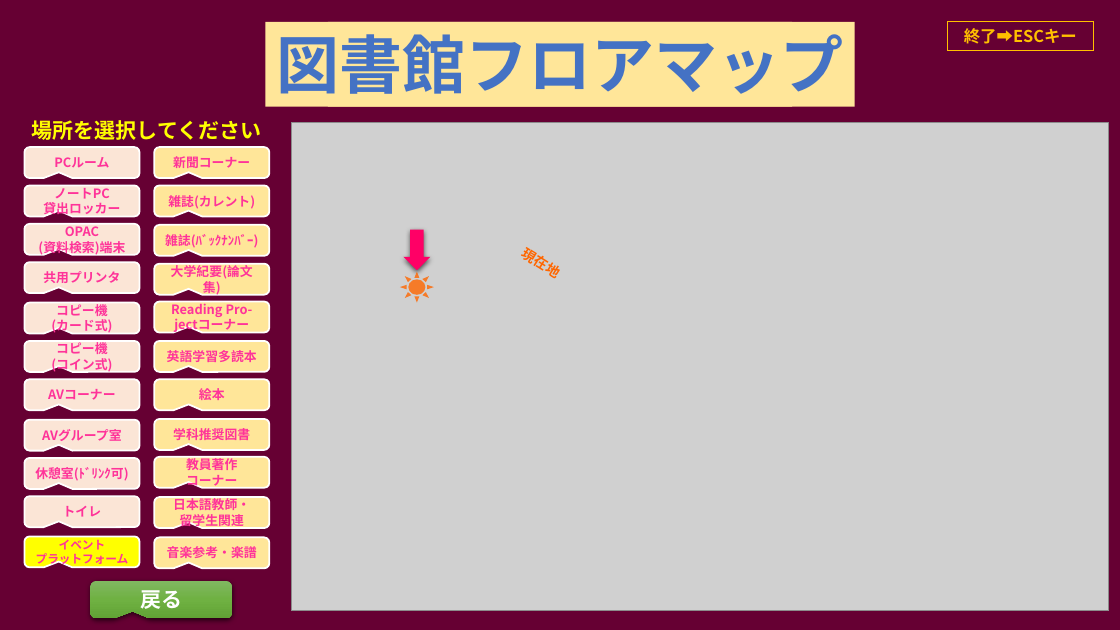
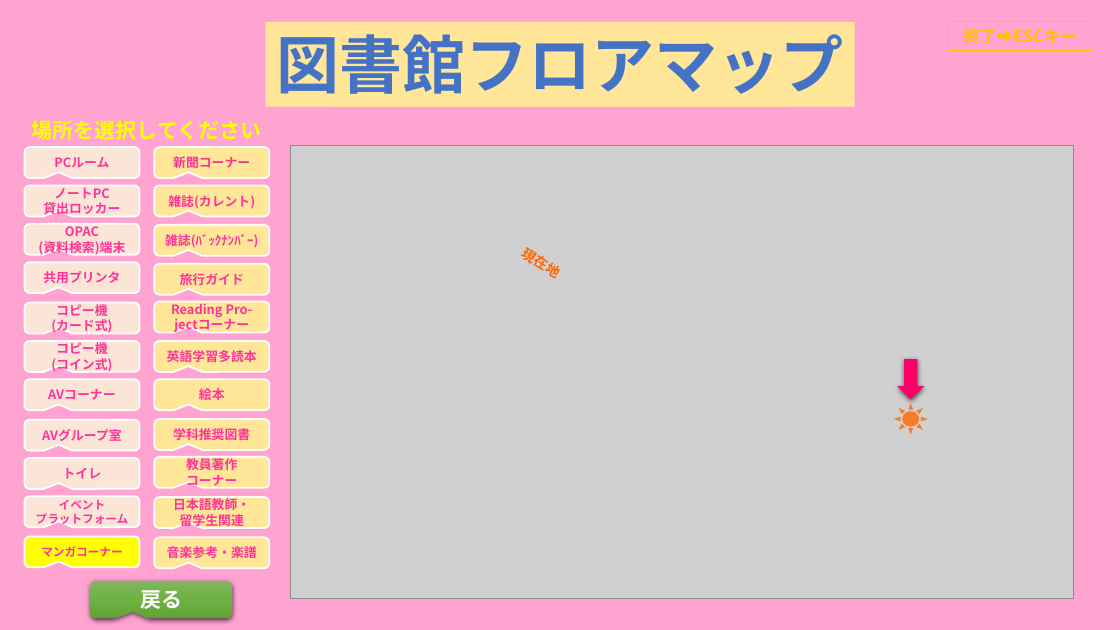
Before and after one commit to Nippo-Group/ferris-library-nuxt3, a slide deck: slide 36 of public/documents/floor-map/floor-map_3d.ppsx. Drawn at 1120x630 pixels with LibreOffice and Linux fonts; fonts in the diff are those of the drawing; grey boxes stand for pictures. Boxes give left, top, right and bottom in pixels: in the first picture for what was removed or moved away, otherwise in the second. Text is boxed around its words. In the diff, an @@ line names an element or a change of style, - is before the commit and + after.

```diff
--- a/public/documents/floor-map/floor-map_3d.ppsx
+++ b/public/documents/floor-map/floor-map_3d.ppsx
@@ background #660033 to #FFA3D1 @@
@@ picture: place and size @@
-picture at box(292, 123, 1109, 611)
+picture at box(291, 145, 1074, 598)
@@ text in rounded speech box at box(180, 273, 244, 285): text changed @@
-大学紀要(論文集)
+旅行ガイド
@@ left arrow: place and size @@
-left arrow at box(403, 230, 430, 271)
+left arrow at box(897, 360, 924, 400)
@@ sun: place and size @@
-sun at box(400, 271, 434, 302)
+sun at box(894, 403, 928, 434)
@@ rounded speech box "トイレ": place and size @@
-rounded speech box "トイレ" at box(24, 497, 139, 528)
+rounded speech box "トイレ" at box(24, 458, 139, 489)
@@ rounded speech box removed at box(24, 458, 139, 489) @@
-休憩室(ﾄﾞﾘﾝｸ可)
@@ rounded speech box "イベント": place and size @@
-rounded speech box "イベント" at box(24, 537, 139, 568)
+rounded speech box "イベント" at box(24, 497, 139, 528)
@@ rounded speech box "イベント" at box(24, 497, 139, 528): fill #FFFF00 to #FBE5D6 @@
@@ rounded speech box added at box(24, 537, 139, 568), fill #FFFF00, outline #FFFFFF 1.5 pt, 10 pt, text #FF3399, bold @@
+マンガコーナー
```
Also in this commit, not shown: 114 other slides changed, 1 other file.
